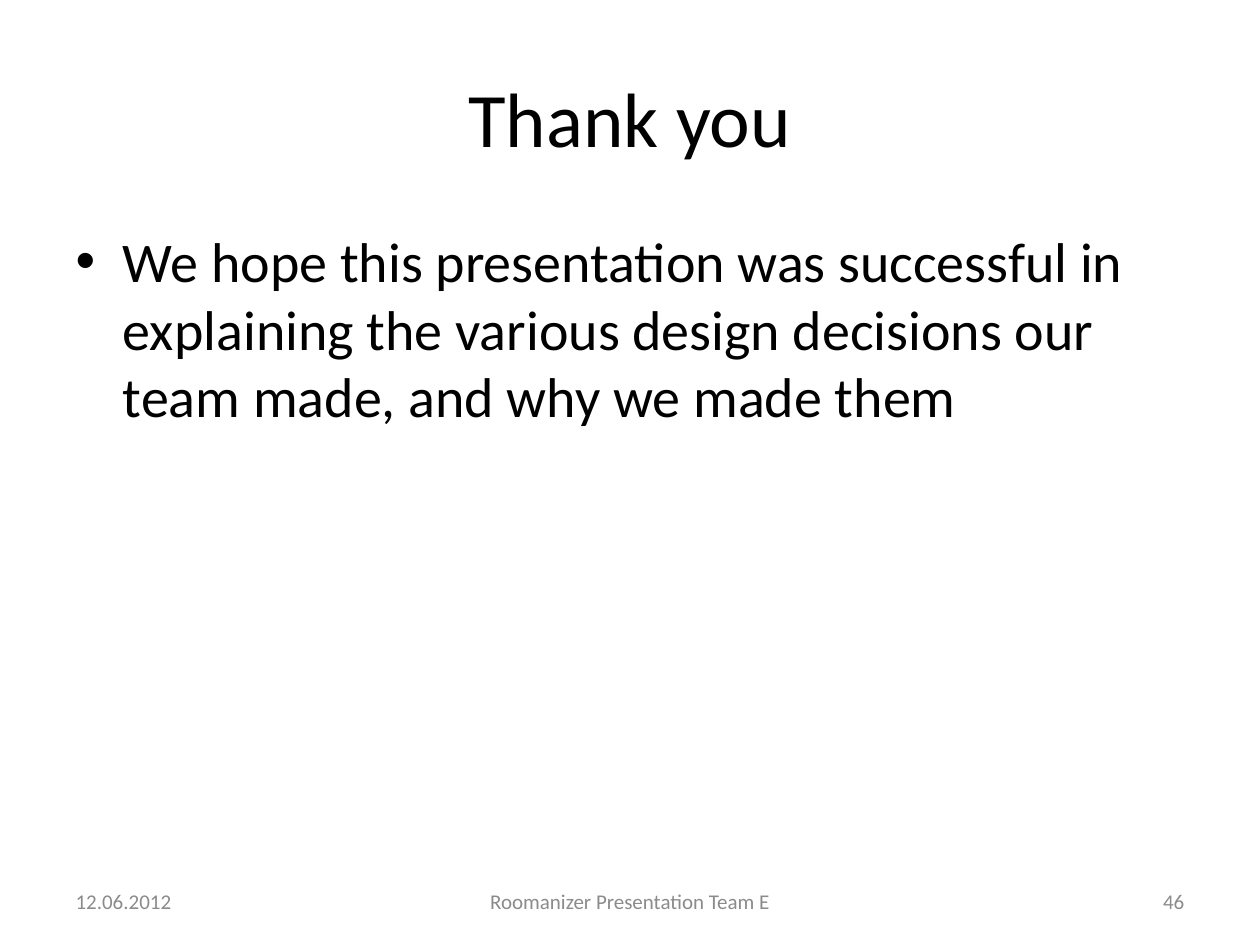
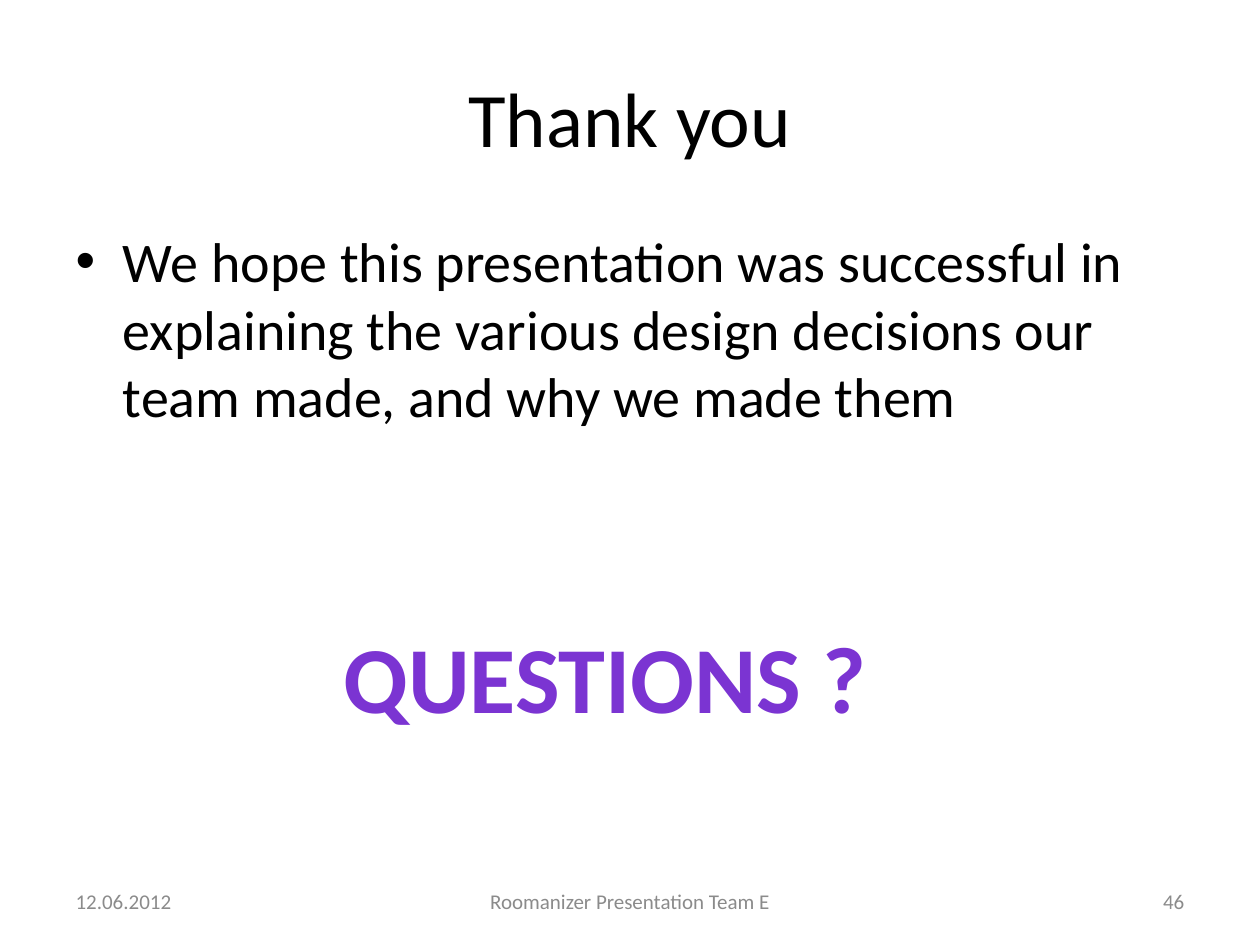
Before and after one commit to markusmo/HotelSoftware, a slide deck: slide 46 of Documentation/Praesentation/PresentationRoomanizer.pptx. Drawn at 1260x945 pixels with LibreOffice and Linux fonts; fonts in the diff are those of the drawing. Boxes give left, top, right and bottom in pixels: in the first picture for what was removed or moved away, otherwise in the second. Text is boxed around its words. In the diff, an @@ line names an element or a change of style, - is before the commit and + after.

```diff
--- a/Documentation/Praesentation/PresentationRoomanizer.pptx
+++ b/Documentation/Praesentation/PresentationRoomanizer.pptx
@@ text added at (343,651,801,725), 54 pt, text gradient #3D1B67 to #7B34D2 to #7330C4, bold @@
+QUESTIONS ?
```
Also in this commit, not shown: 8 other slides changed.
